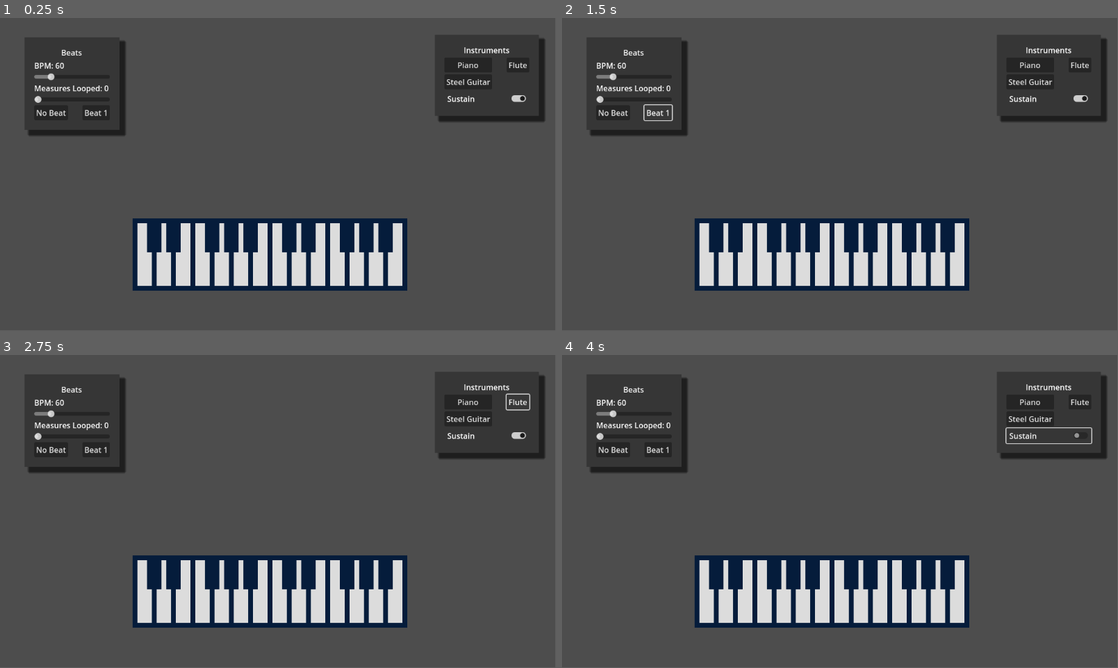
Above: before the commit, frames 1-4 (two rows, left to right).
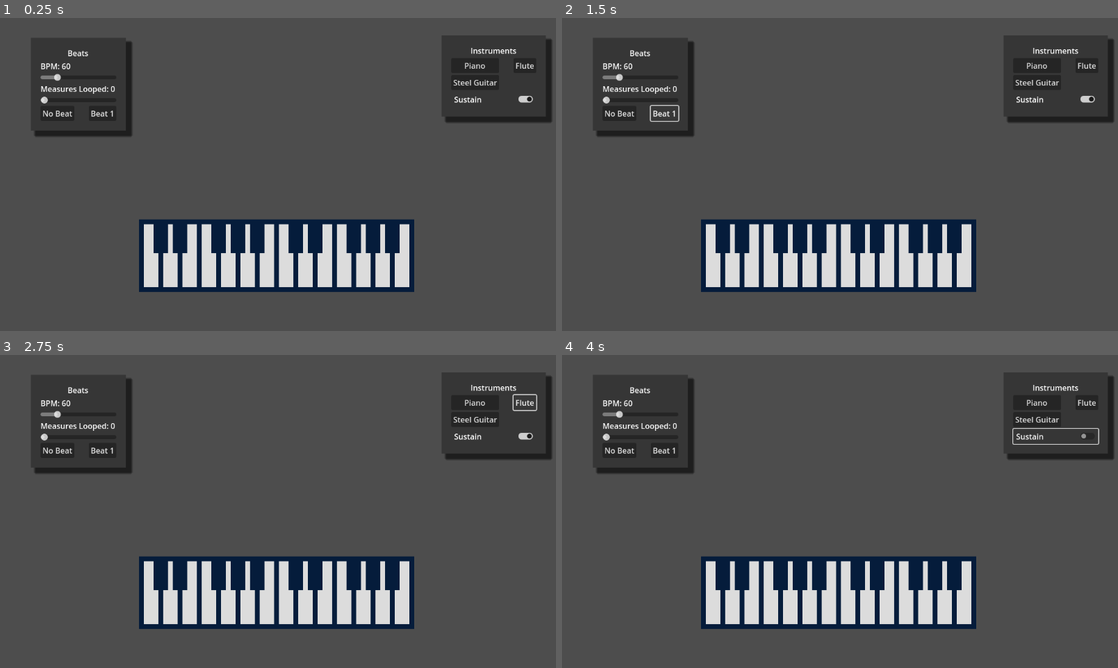
Above: after the commit, the same moments.

Repository: luciusvinicius/music-game-prototype
Game: Godot game, scene res://src/main.tscn
Same seed, same stepped clock (60 frames per second), same inputs: the game is played once before the commit and once after it.
Inputs:
- Up to frame 1 (0.25 s): no input
- Up to frame 2 (1.5 s): click "No Beat" at 0.5 s; click "Beat 1" at 1.25 s
- Up to frame 3 (2.75 s): click "Flute" at 2 s
- Up to frame 4 (4 s): click "Steel Guitar" at 2.75 s; click "Sustain" at 3.5 s
In our replay, the window is 799x449 before the commit and 800x450 after it. These sizes can differ from the game's own. Grey fills any space a smaller window leaves; there, only what the larger window draws over its background counts as a difference.

The runs differ from the first frame. In frame 1, 8.4% of the frame differs, in the area x 5-100%, y 6-88%; in frame 2, 8.5%; in frame 3, 8.5%; in frame 4, 8.5%.

Commit message:
beat key sync working <3

Diff:
--- a/project.godot
+++ b/project.godot
@@ -22,6 +22,10 @@
 Instruments="*res://src/autoloads/instruments.gd"
 SignalManager="*res://src/autoloads/signal_manager.gd"
 
+[display]
+
+window/stretch/mode="viewport"
+
 [input]
 
 Select={
--- a/src/beat/BeatKeySynchronizer.gd
+++ b/src/beat/BeatKeySynchronizer.gd
@@ -1,7 +1,7 @@
 extends Node
 
 # Queue = [Time1, Time2]
-# Time = {loop: 0, time: 0.0, note: note_key, duration: 0.0, has_played: false, has_release: false} # Duration maybe solved another day
+# Time = {loop: 0, time: 0.0, note: note_key, duration: 0.0, has_played: false, has_released: false} # Duration maybe solved another day
 
 ## -- || Vars || --
 var queue : Array[Dictionary] = []
@@ -40,7 +40,7 @@
 	# Renew previously played notes
 	for key in queue:
 		key.has_played = false
-		key.has_release = false
+		key.has_released = false
 
 
 func _update_measures_looped(value):
@@ -62,7 +62,7 @@
 
 	var notes_to_play = possible_notes.filter(func(key): return not key.has_played)
 	var notes_to_release = possible_notes.filter(func(key): return time > key.time + key.duration \
-	 and not key.has_release)
+	 and not key.has_released)
 
 	# Play/release every note in time
 	for key in notes_to_play:
@@ -71,7 +71,7 @@
 
 	for key in notes_to_release:
 		key.note.release_key(true)
-		key.has_released = true
+		key.has_releasedd = true
 
 
 ## -- || Key Inputs || --
@@ -84,7 +84,8 @@
 	note.note = key
 	note.duration = 0.0 # TODO
 	note.has_played = false
-	note.has_release = false
+	note.has_released = false
+
 	queue.append(note)
 
 func _read_key_release(key):
@@ -94,5 +95,10 @@
 	if notes.size() != 1:
 		print("Fodeu")
 
-	var note = notes[0]
-	note.duration = time - note.time
+	if notes.size() == 1:
+		var note = notes[0]
+		var note_duration = time - note.time
+		# If note would overflow, cap it at the maximum time
+		if note_duration < 0:
+			note_duration = (60 * measure) - note.time
+		note.duration = note_duration
--- a/src/beat/beat.gd
+++ b/src/beat/beat.gd
@@ -41,7 +41,8 @@
 	setup_next_note()
 
 func stop():
-	pass
+	audio.stop()
+	current_beat = null
 
 func setup_next_note() -> bool:
 	# Update indexes
--- a/src/hud/beat_selection.gd
+++ b/src/hud/beat_selection.gd
@@ -29,4 +29,4 @@
 
 func _on_melodies_loop_slide_value_changed(value):
 	SignalManager.melodies_in_loop_changed.emit(value)
-	melodies_loop.text = "Melodies Looped: %d" % value
+	melodies_loop.text = "Measures Looped: %d" % value
--- a/src/key.gd
+++ b/src/key.gd
@@ -2,17 +2,23 @@
 
 signal key_pressed(index)
 
+
+@onready var sprite : Sprite2D = $Sprite #TODO: put the sprite here instead of everything on the "Octave" scene
+@onready var pressed_sprite : Sprite2D = $PressedSprite
+@onready var rect : ColorRect = $Rect
+@onready var key_sound : AudioStreamPlayer = $KeySound
+
+### -- || Vars || --
+
+## -- || Exports || --
 @export var sprite_texture : Texture2D
+@export var pressed_sprite_texture : Texture2D
 @export var sustain := true
 @export_range(0, 11) var pitch := 0.01:
 	set(new_value):
 		key_sound.pitch_scale = new_value
 
-@onready var sprite : Sprite2D = $Sprite
-@onready var rect : ColorRect = $Rect
-@onready var key_sound : AudioStreamPlayer = $KeySound
-
-
+## -- || Consts || --
 # Used to change the touch_area collision accordingly to the note
 const NORMAL_Y_SIZE = 15.0
 const NORMAL_Y_POSITION = -6.0
@@ -22,12 +28,14 @@
 const COLLISION_X_POSITION = -12.5
 const COLLISION_X_OFFSET = 2.0
 
-# Other variables
+## -- || Logic || --
 var mouse_hovered := false
+
+### -- || Main Code || --
 
 # Called when the node enters the scene tree for the first time.
 func _ready():
-	sprite.texture = sprite_texture
+	pressed_sprite.texture = sprite_texture
 
 	# Connect to change instrument signal
 	SignalManager.selected_instrument.connect(_update_instrument)
@@ -51,17 +59,17 @@
 
 func press_key(ignore_signal := false):
 	key_pressed.emit(get_index())
-	sprite.show()
+	pressed_sprite.show()
 	key_sound.play()
 
-	# Used in note loops for instance
+	# Used in automatic note press/release (note loops for instance)
 	if not ignore_signal: SignalManager.key_pressed.emit(self)
 
 func release_key(ignore_signal := false):
-	sprite.hide()
+	pressed_sprite.hide()
 	if not sustain: key_sound.stop()
 
-	# Used in note loops for instance
+	# Used in automatic note press/release (note loops for instance)
 	if not ignore_signal: SignalManager.key_released.emit(self)
 
 # Update audio ----------------------
--- a/src/key.tscn
+++ b/src/key.tscn
@@ -9,6 +9,8 @@
 script = ExtResource("1_flamm")
 
 [node name="Sprite" type="Sprite2D" parent="."]
+
+[node name="PressedSprite" type="Sprite2D" parent="."]
 visible = false
 
 [node name="Rect" type="ColorRect" parent="."]
--- a/src/main.tscn
+++ b/src/main.tscn
@@ -7,21 +7,23 @@
 
 [node name="Main" type="Node"]
 
+[node name="Camera2D" type="Camera2D" parent="."]
+
 [node name="Keyboard" parent="." instance=ExtResource("1_yi20y")]
-position = Vector2(415, 486)
+position = Vector2(-148, 163)
 scale = Vector2(10, 10)
 base_octave = -1
 
 [node name="BeatSelection" parent="." instance=ExtResource("2_hr8k1")]
-offset_left = 51.0
-offset_top = 40.0
-offset_right = 51.0
-offset_bottom = 40.0
+offset_left = -512.0
+offset_top = -283.0
+offset_right = -512.0
+offset_bottom = -283.0
 
 [node name="InstrumentSelection" parent="." instance=ExtResource("3_j4p1w")]
-offset_left = 902.0
-offset_top = 35.0
-offset_right = -34.0
-offset_bottom = -448.0
+offset_left = 339.0
+offset_top = -288.0
+offset_right = -597.0
+offset_bottom = -771.0
 
 [node name="BeatKeySynchronizer" parent="." instance=ExtResource("4_21lxm")]
